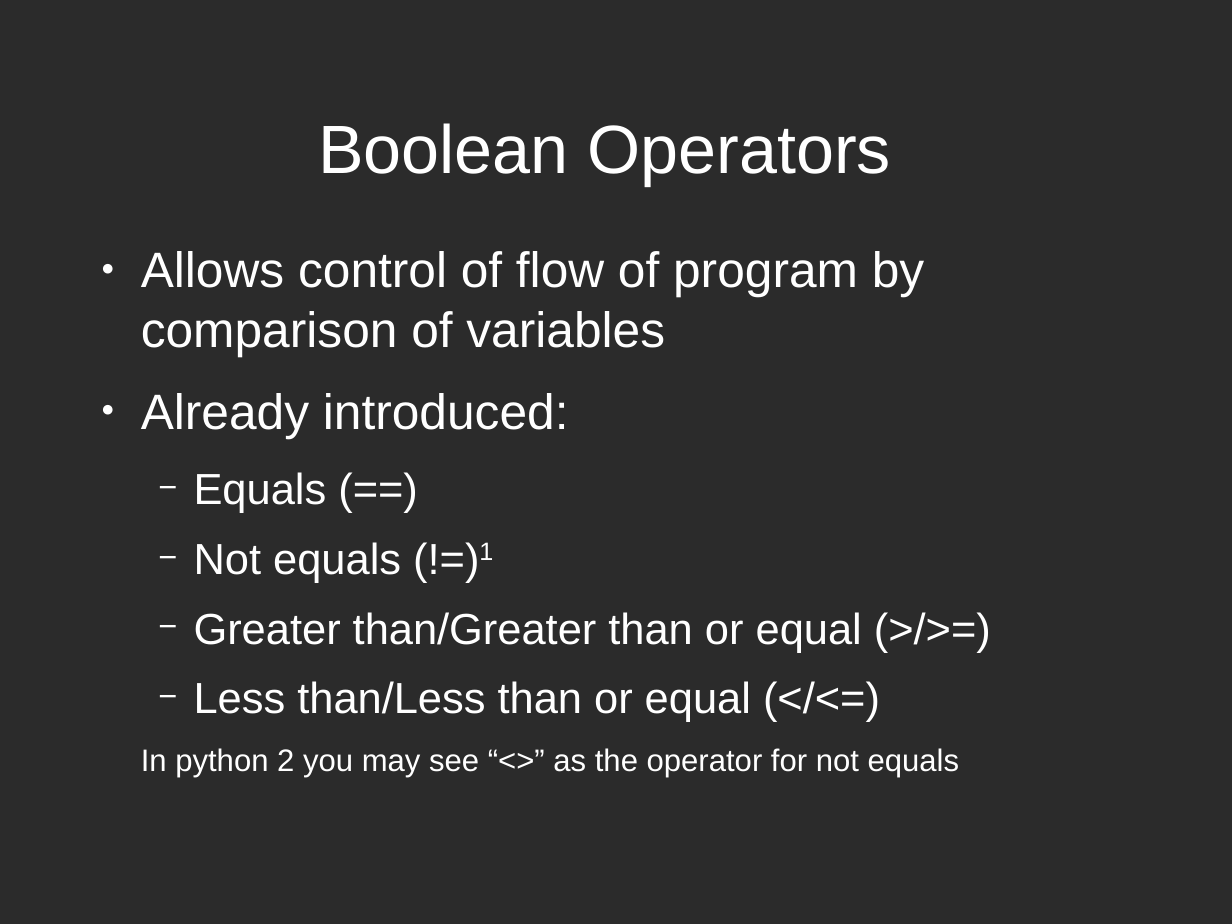
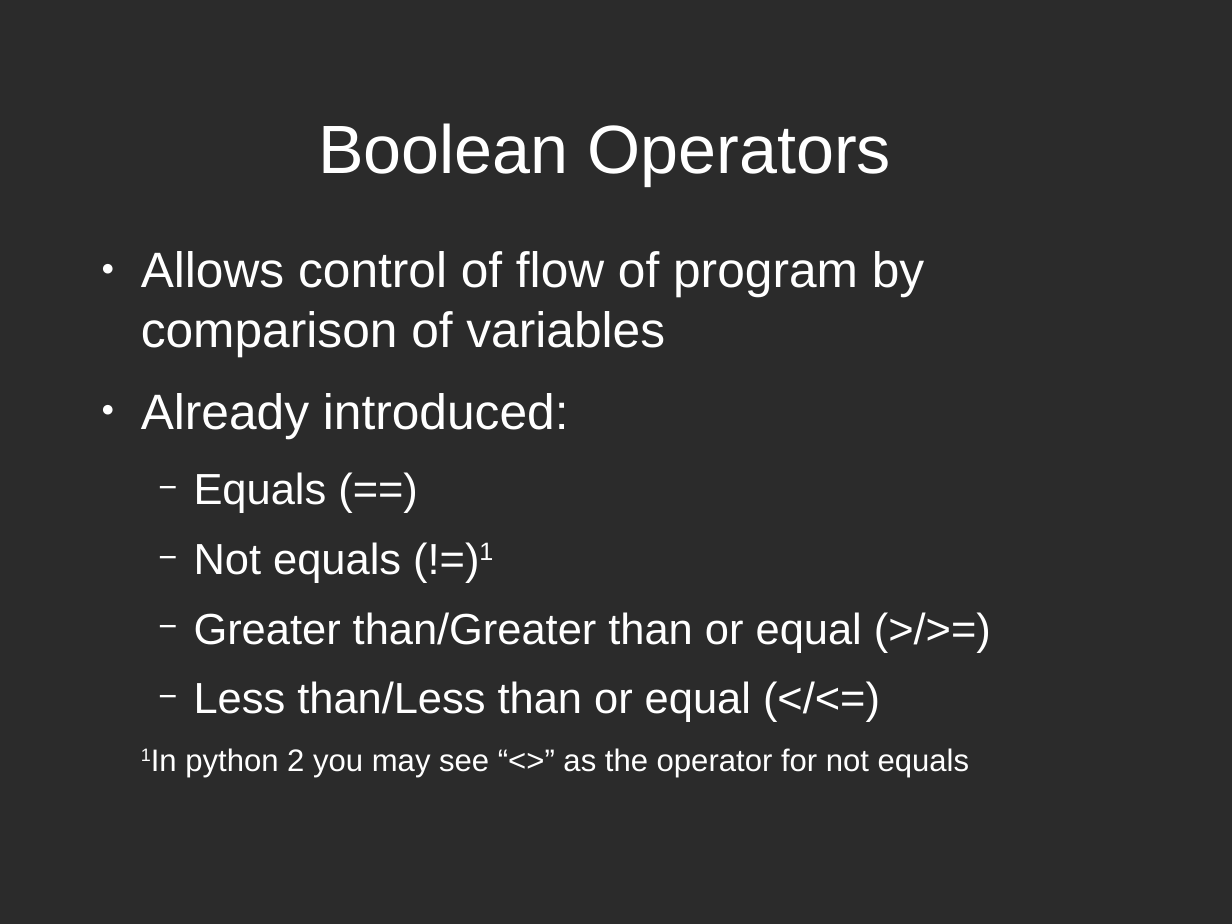
Before and after one commit to Cheltenham-Hackspace/hackspace_python, a slide deck: slide 2 of slides/hackspace_python_slides.odp. Drawn at 1232x924 pixels with LibreOffice and Linux fonts; fonts in the diff are those of the drawing; background and template pictures are left out; a plain dark background stands for a picture behind light text. Boxes give left, top, right and bottom in pixels: in the first picture for what was removed or moved away, otherwise in the second. Text is boxed around its words. In the diff, an @@ line names an element or a change of style, - is before the commit and + after.

```diff
--- a/slides/hackspace_python_slides.odp
+++ b/slides/hackspace_python_slides.odp
@@ text at <box>185,748,970,777</box>: text changed @@
-In python 2 you may see “<>” as the operator for not equals
+1In python 2 you may see “<>” as the operator for not equals
```
Also in this commit, not shown: 1 other slide changed, 31 slides added, 1 other file.
